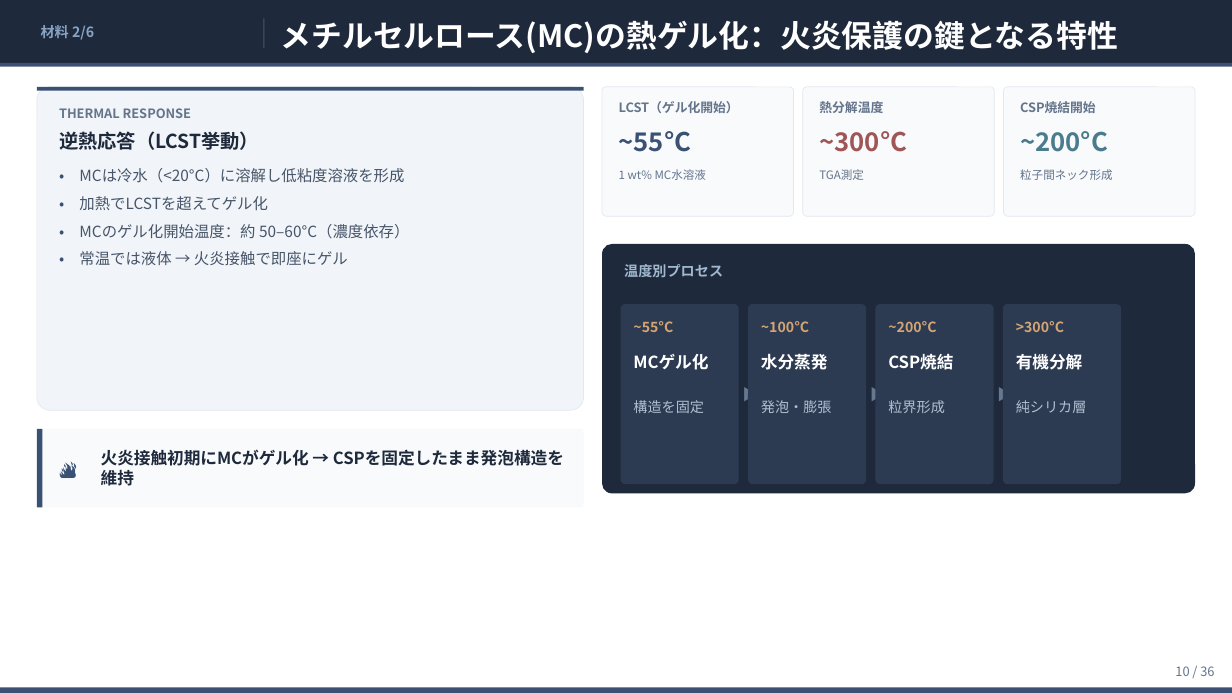
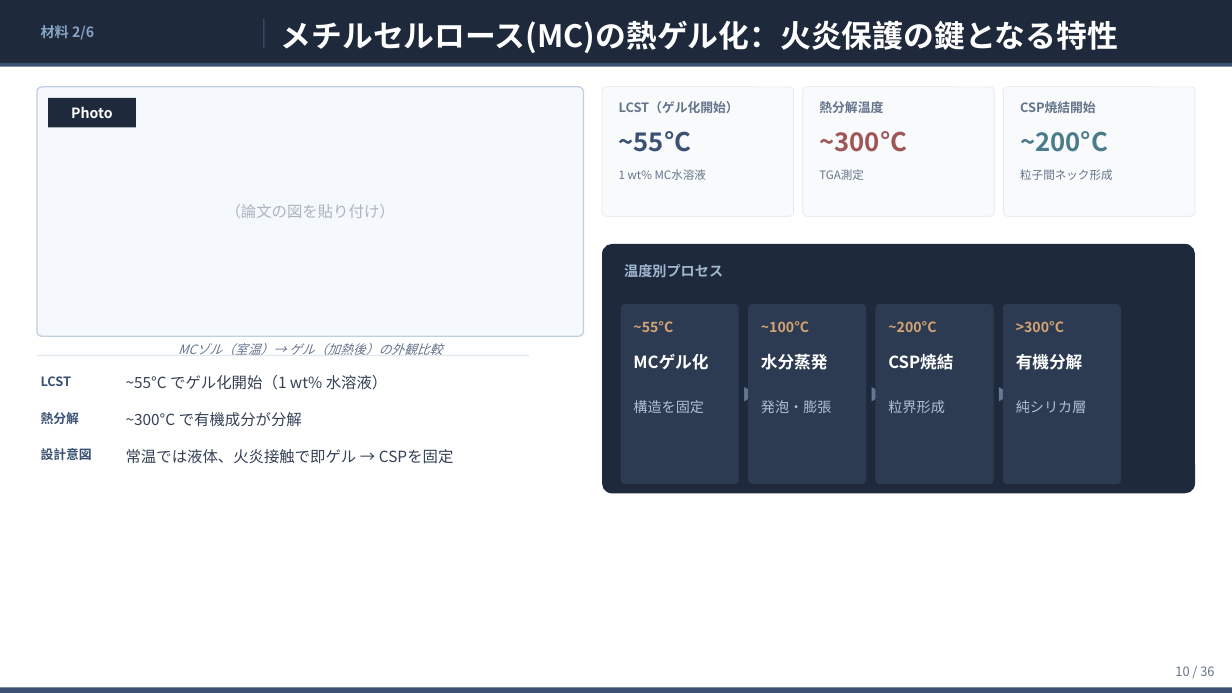
Before and after one commit to ytaisei0525-design/my-first-claude, a slide deck: slide 10 of slides.pptx. Drawn at 1232x693 pixels with LibreOffice and Linux fonts; fonts in the diff are those of the drawing. Boxes give left, top, right and bottom in pixels: in the first picture for what was removed or moved away, otherwise in the second. Text is boxed around its words. In the diff, an @@ line names an element or a change of style, - is before the commit and + after.

```diff
--- a/slides.pptx
+++ b/slides.pptx
@@ rounded rectangle: place and size @@
-rounded rectangle at [37,87,584,410]
+rounded rectangle at [37,87,584,336]
@@ rounded rectangle at [37,87,584,336]: fill #F1F5F9 to #F5F8FC; outline #E2E8F0 0.5 pt to #C0D0E0 1 pt; proportions changed @@
@@ rectangle removed at [37,87,584,91] @@
@@ rectangle added at [48,98,136,128], fill #1E293B @@
@@ text removed at [59,108,191,118] @@
-THERMAL RESPONSE
@@ text added at [71,106,112,118], 11 pt, text #FFFFFF, bold @@
+Photo
@@ text removed at [59,131,259,150] @@
-逆熱応答（LCST挙動）
@@ text removed at [55,165,74,192] @@
-•
@@ text removed at [79,168,404,183] @@
-MCは冷水（<20°C）に溶解し低粘度溶液を形成
@@ text removed at [55,192,74,220] @@
-•
@@ text removed at [79,196,268,210] @@
-加熱でLCSTを超えてゲル化
@@ text added at [226,204,395,218], 12 pt, text #AAB4C0 @@
+（論文の図を貼り付け）
@@ text removed at [55,220,74,248] @@
-•
@@ text removed at [79,224,409,239] @@
-MCのゲル化開始温度：約 50–60°C（濃度依存）
@@ text removed at [55,248,74,275] @@
-•
@@ rectangle added at [37,355,529,356], fill #E2E8F0 @@
@@ text added at [178,343,443,355], 10 pt, text #64748B, italic @@
+MCゾル（室温）→ ゲル（加熱後）の外観比較
@@ text added at [41,376,72,386], 10 pt, text #3B5174, bold @@
+LCST
@@ text added at [126,375,388,390], 12 pt, text #334155 @@
+~55°C でゲル化開始（1 wt% 水溶液）
@@ text added at [41,412,79,424], 10 pt, text #3B5174, bold @@
+熱分解
@@ text added at [126,412,302,427], 12 pt, text #334155 @@
+~300°C で有機成分が分解
@@ rounded rectangle removed at [37,429,584,507] @@
@@ rectangle removed at [37,429,43,507] @@
@@ text added at [41,448,92,460], 10 pt, text #3B5174, bold @@
+設計意図
@@ text removed at [55,429,92,507] @@
-🔥
@@ text removed at [101,449,309,466] @@
-火炎接触初期にMCがゲル化 → CSPを固定したまま発泡構造を維持
@@ text at [126,449,453,464]: text changed; text colour #475569 to #334155 @@
-常温では液体 → 火炎接触で即座にゲル
+常温では液体、火炎接触で即ゲル → CSPを固定
```
Also in this commit, not shown: 1 other slide changed, 3 other files.
